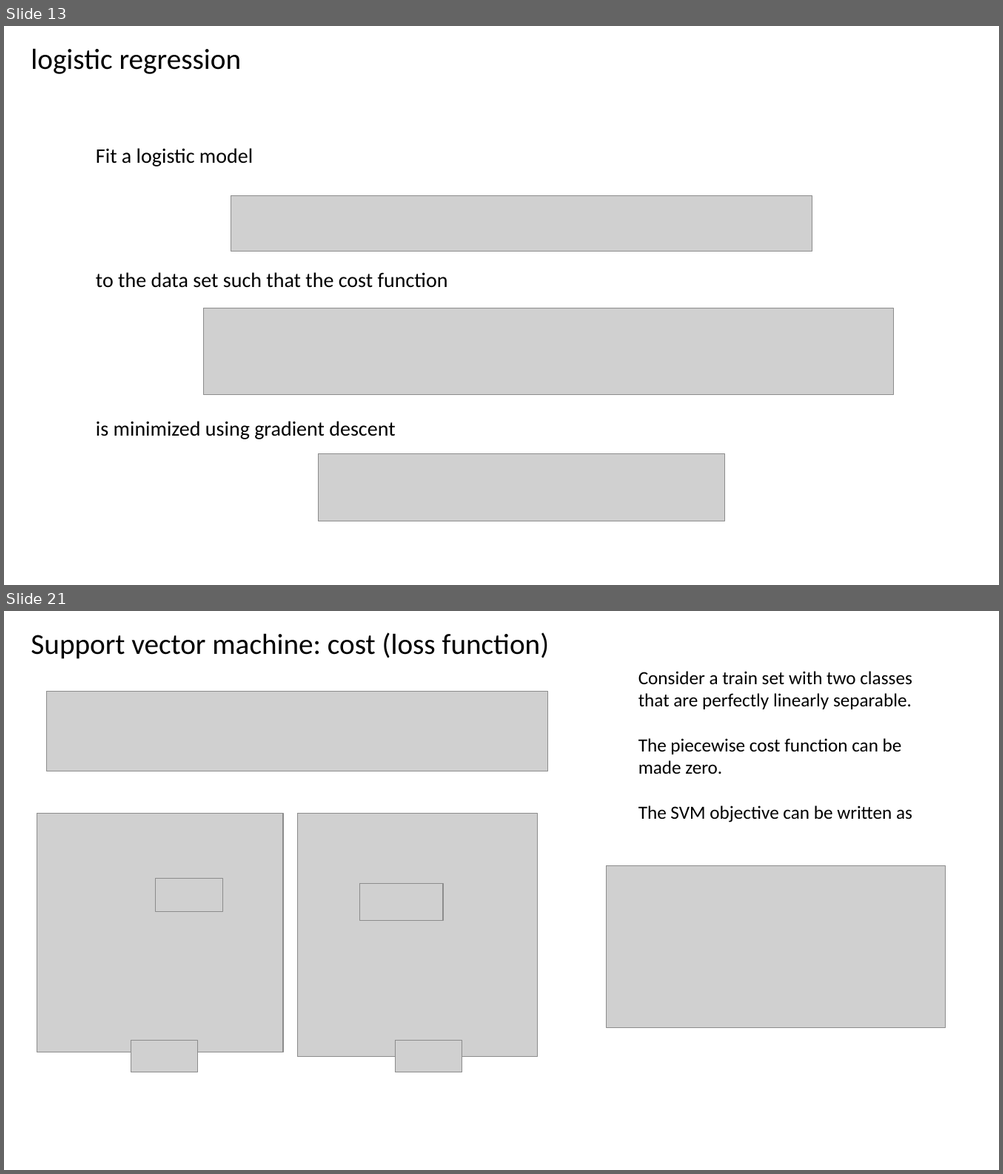
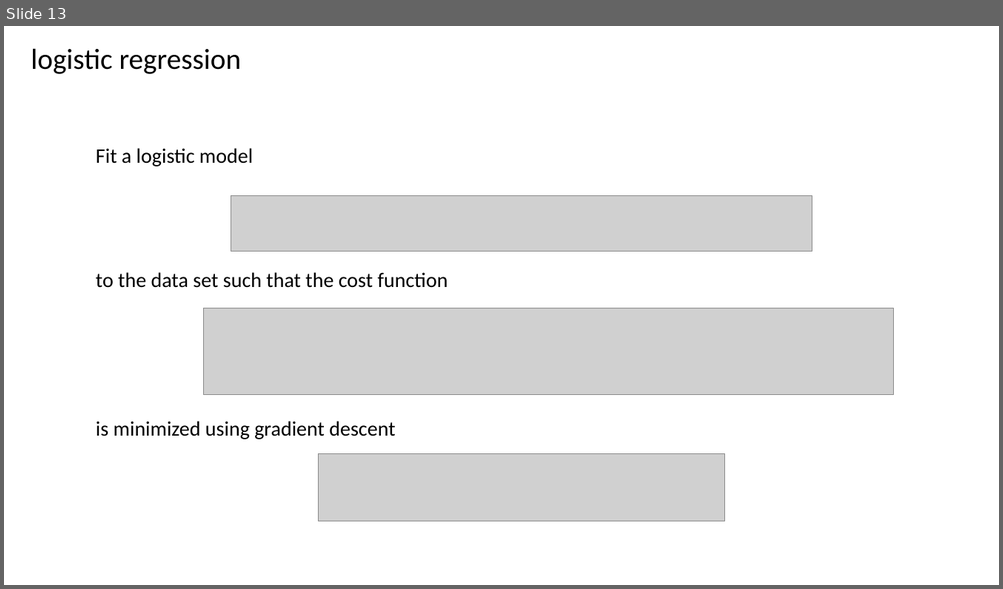
Before and after one commit to CompOmics/ML_AI_Analytical_Chemistry_Course, a slide deck: 01_Foundations/slides/1_3_logistic_regression.pptx. Shown one above the other, each under a label of ours: slides 13 and 21 before the commit, slide 13 after it; the slides between them are not shown. The pictures are 1003x1174 and 1003x589 pixels, drawn with LibreOffice and Linux fonts; fonts in the diff are those of the drawing; grey boxes stand for pictures. Boxes give left, top, right and bottom in pixels: in the first picture for what was removed or moved away, otherwise in the second. Text is boxed around its words. In the diff, an @@ line names an element or a change of style, - is before the commit and + after.

Commit message:
Update slides

```diff
--- a/01_Foundations/slides/1_3_logistic_regression.pptx
+++ b/01_Foundations/slides/1_3_logistic_regression.pptx
@@ slide 21 removed at [4,611,999,1170], background #FFFFFF @@
@@ text removed at [31,632,549,659] @@
-Support vector machine: cost (loss function)
@@ text removed at [638,671,912,823] @@
-Consider a train set with two classes that are perfectly linearly separable.
-The piecewise cost function can be made zero.
-The SVM objective can be written as
@@ picture removed at [46,692,548,772] @@
@@ picture removed at [37,814,283,1053] @@
@@ picture removed at [297,814,538,1057] @@
@@ picture removed at [606,866,945,1028] @@
@@ picture removed at [155,878,222,911] @@
@@ picture removed at [360,883,443,920] @@
@@ picture removed at [131,1041,198,1073] @@
@@ picture removed at [395,1041,462,1073] @@
```
Also in this commit, not shown: 25 other slides removed, 25 other files.
